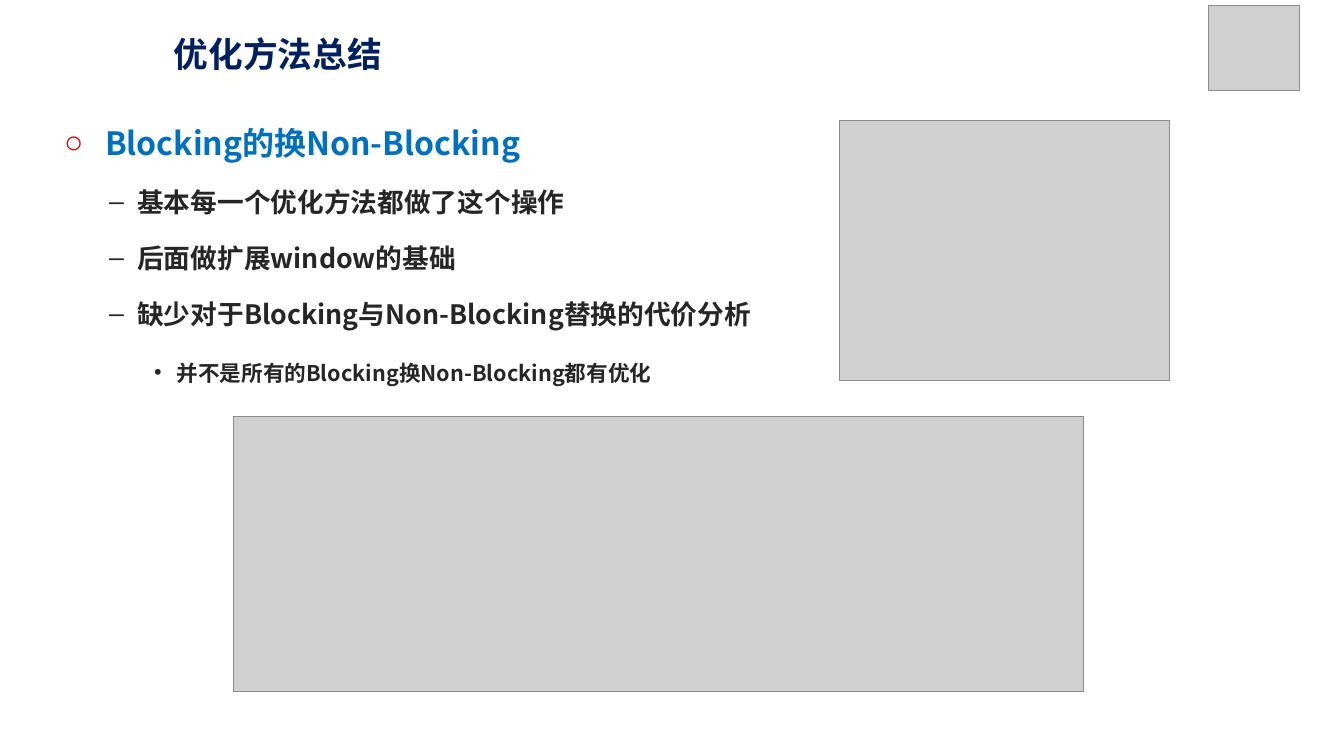
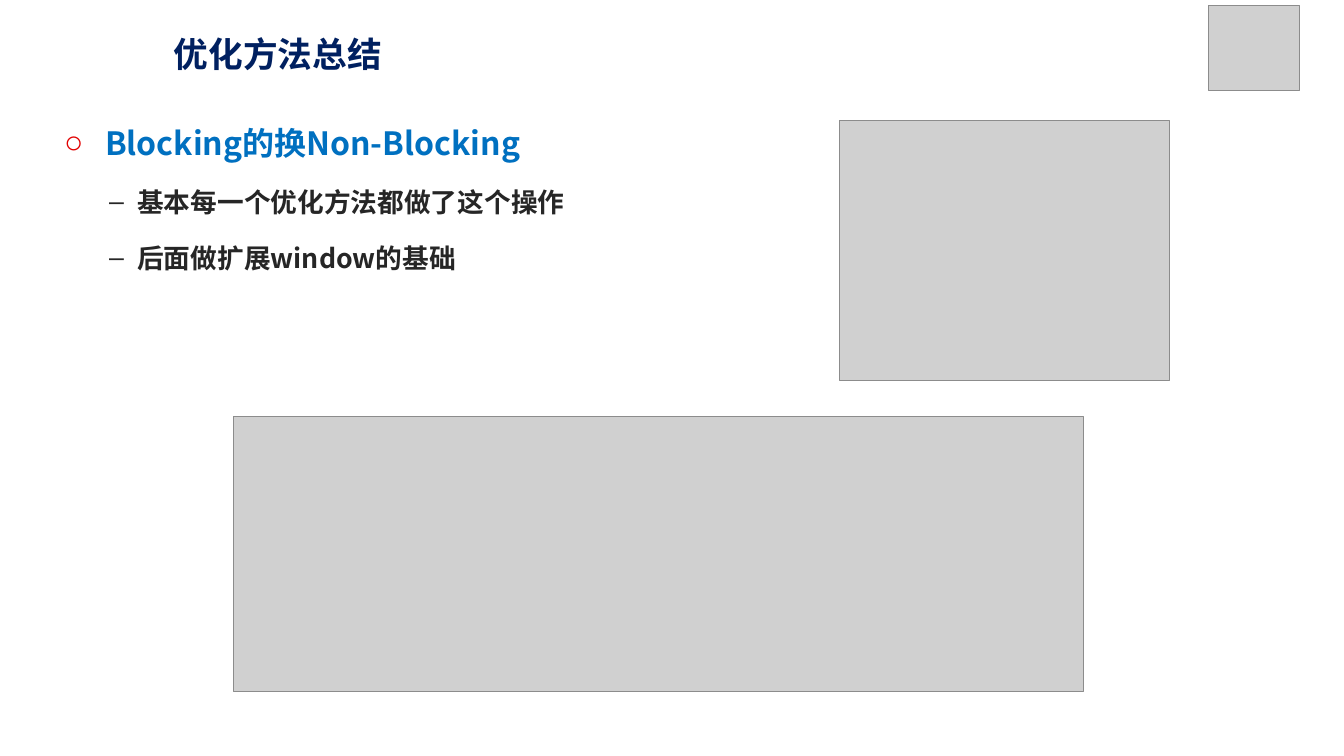
Before and after one commit to HHTheBest/paper-ppt, a slide deck: slide 12 of 2023-11-30-组会报告.pptx. Drawn at 1344x756 pixels with LibreOffice and Linux fonts; fonts in the diff are those of the drawing; grey boxes stand for pictures; background and template pictures are left out. Boxes give left, top, right and bottom in pixels: in the first picture for what was removed or moved away, otherwise in the second. Text is boxed around its words. In the diff, an @@ line names an element or a change of style, - is before the commit and + after.

Commit message:
Modify ppt

```diff
--- a/2023-11-30-组会报告.pptx
+++ b/2023-11-30-组会报告.pptx
@@ text at box(137, 301, 751, 386): paragraphs removed @@
-  – 缺少对于Blocking与Non-Blocking替换的代价分析
-    • 并不是所有的Blocking换Non-Blocking都有优化
```
Also in this commit, not shown: 1 other slide changed.
